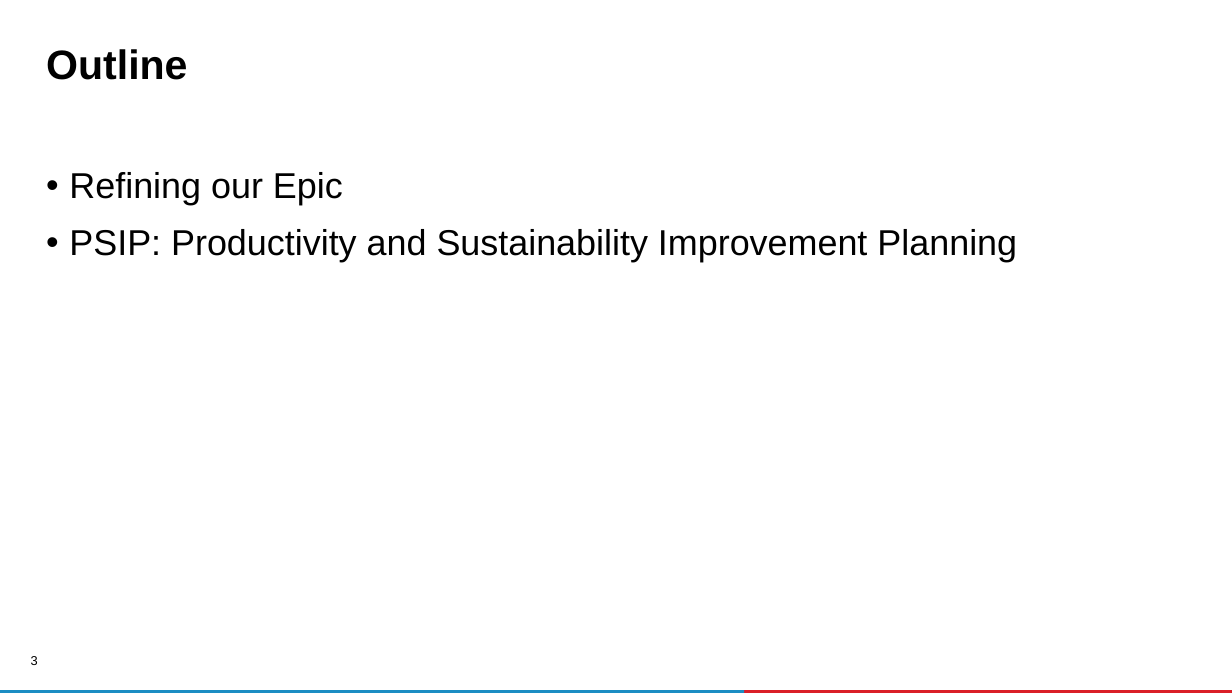
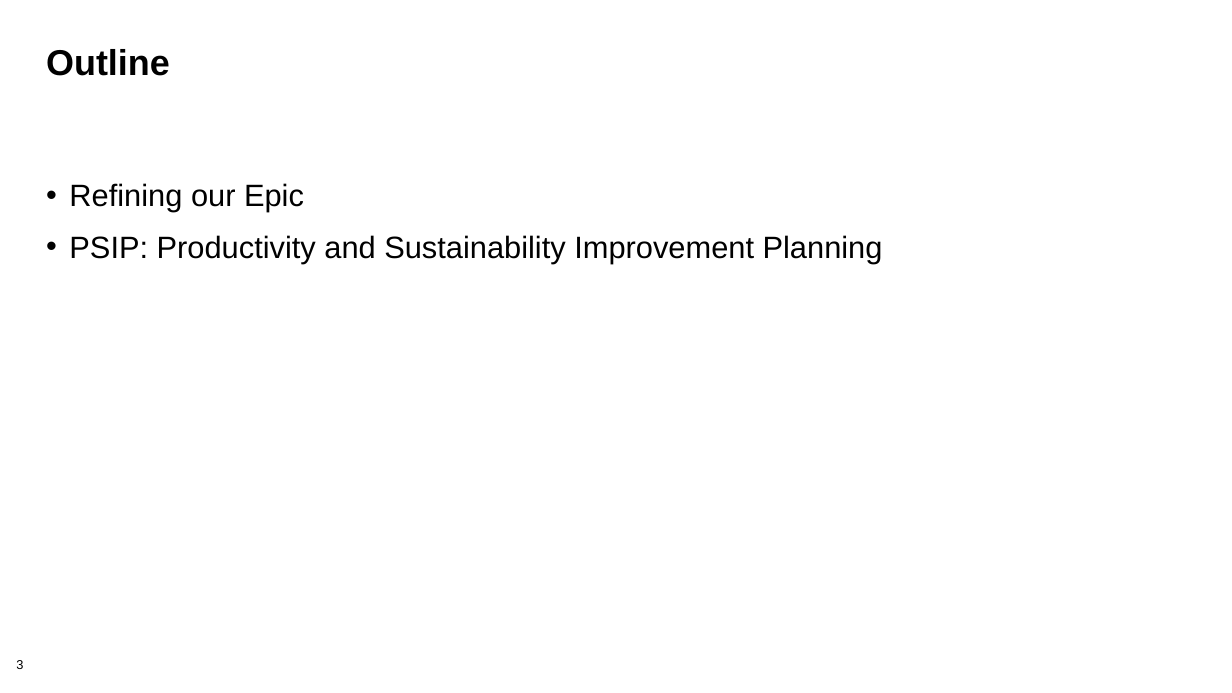
Before and after one commit to bssw-tutorial/presentations, a slide deck: slide 3 of agile-redux.pptx. Drawn at 1232x693 pixels with LibreOffice and Linux fonts; fonts in the diff are those of the drawing; background and template pictures are left out. Boxes give left, top, right and bottom in pixels: in the first picture for what was removed or moved away, otherwise in the second. Text is boxed around its words. In the diff, an @@ line names an element or a change of style, - is before the commit and + after.

```diff
--- a/agile-redux.pptx
+++ b/agile-redux.pptx
@@ title "Outline" at [46,49,170,76]: size 32 to 28 pt @@
@@ text "Refining our Epic": place and size @@
-text "Refining our Epic" at [69,172,1017,262]
+text "Refining our Epic" at [69,183,883,263]
@@ text "Refining our Epic" at [69,183,883,263]: size 28 to 24 pt @@
@@ page number at [16,660,23,669]: alignment right to left @@
@@ rectangle removed at [0,690,744,693] @@
@@ rectangle removed at [744,690,1232,693] @@
```
Also in this commit, not shown: 11 other slides changed, 11 other files.
